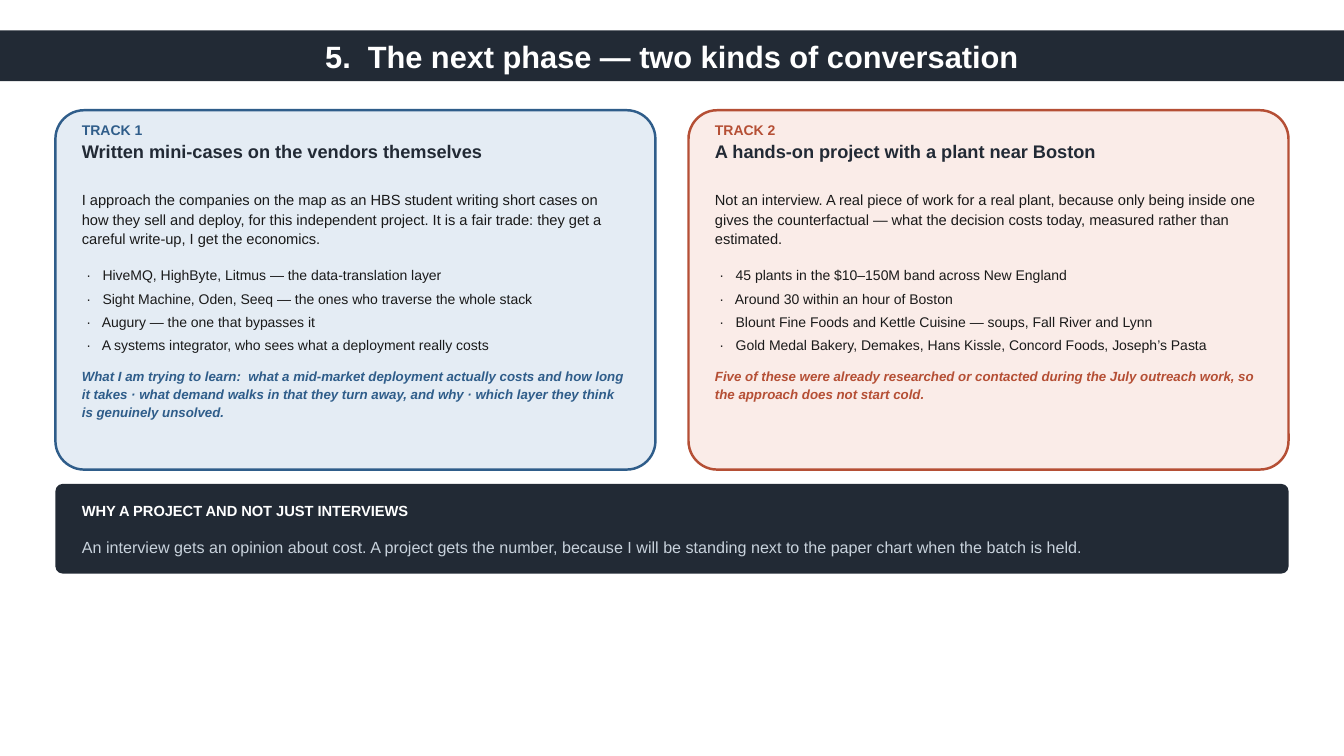
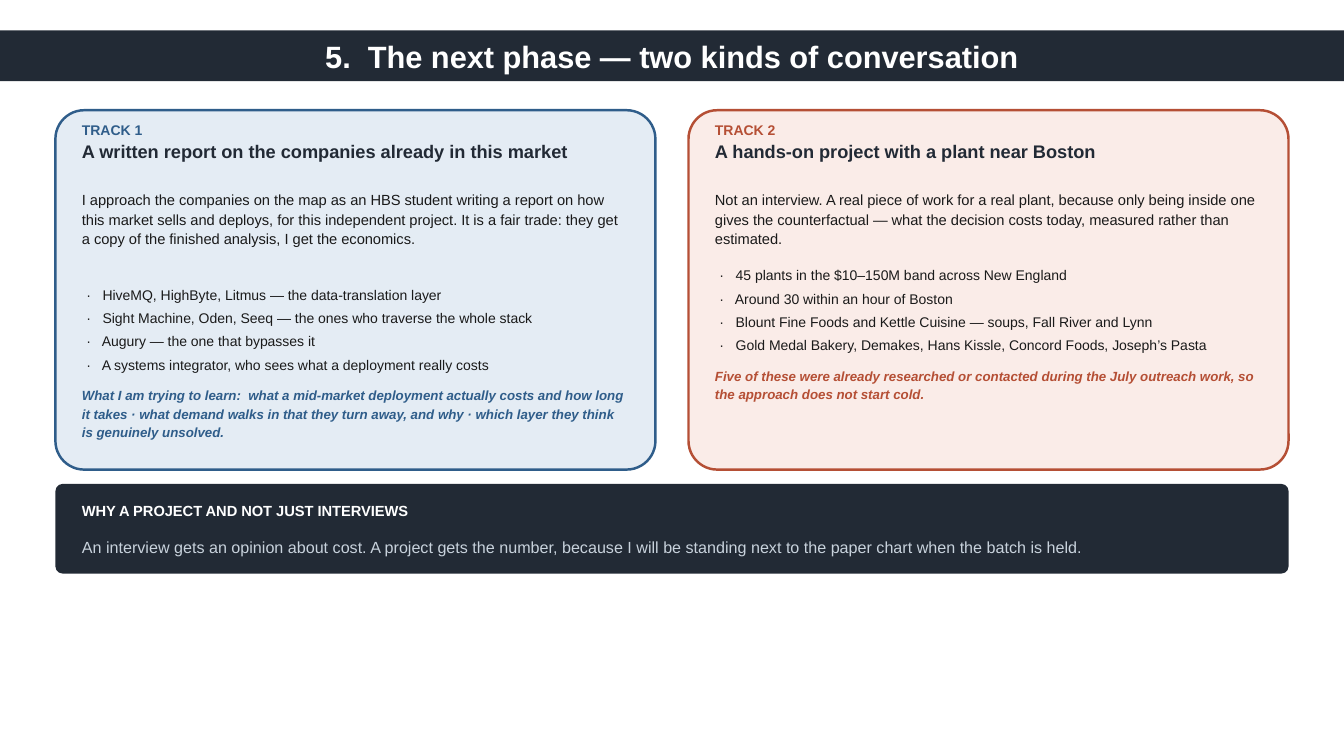
Before and after one commit to theamanmishra/Startup-Research, a slide deck: slide 6 of manu-data-layer/deck/ip-update-2026-09-28.pptx. Drawn at 1344x756 pixels with LibreOffice and Linux fonts; fonts in the diff are those of the drawing. Boxes give left, top, right and bottom in pixels: in the first picture for what was removed or moved away, otherwise in the second. Text is boxed around its words. In the diff, an @@ line names an element or a change of style, - is before the commit and + after.

```diff
--- a/manu-data-layer/deck/ip-update-2026-09-28.pptx
+++ b/manu-data-layer/deck/ip-update-2026-09-28.pptx
@@ text at box(82, 145, 568, 162): text changed @@
-Written mini-cases on the vendors themselves
+A written report on the companies already in this market
@@ text at box(82, 194, 618, 247): text changed @@
-I approach the companies on the map as an HBS student writing short cases on how they sell and deploy, for this independent project. It is a fair trade: they get a careful write-up, I get the economics.
+I approach the companies on the map as an HBS student writing a report on how this market sells and deploys, for this independent project. It is a fair trade: they get a copy of the finished analysis, I get the economics.
@@ 5 texts: place and size @@
-5 texts at box(82, 270, 623, 420)
+5 texts at box(82, 290, 623, 440)
```
Also in this commit, not shown: 1 other slide changed, 1 other file.
